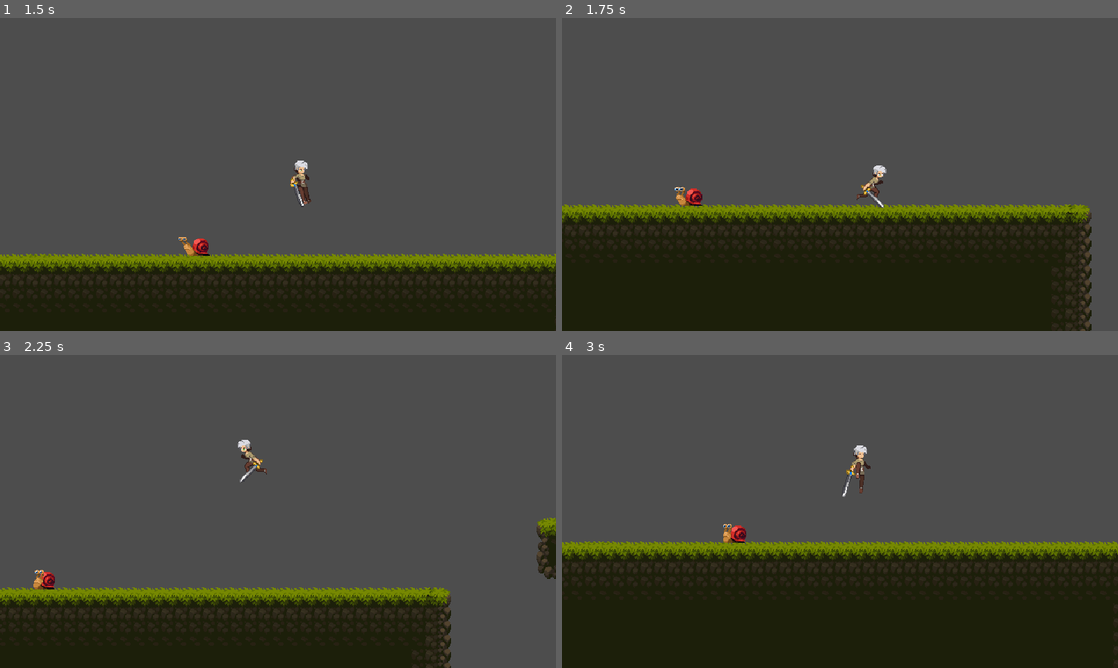
Above: before the commit, frames 1-4 (two rows, left to right).
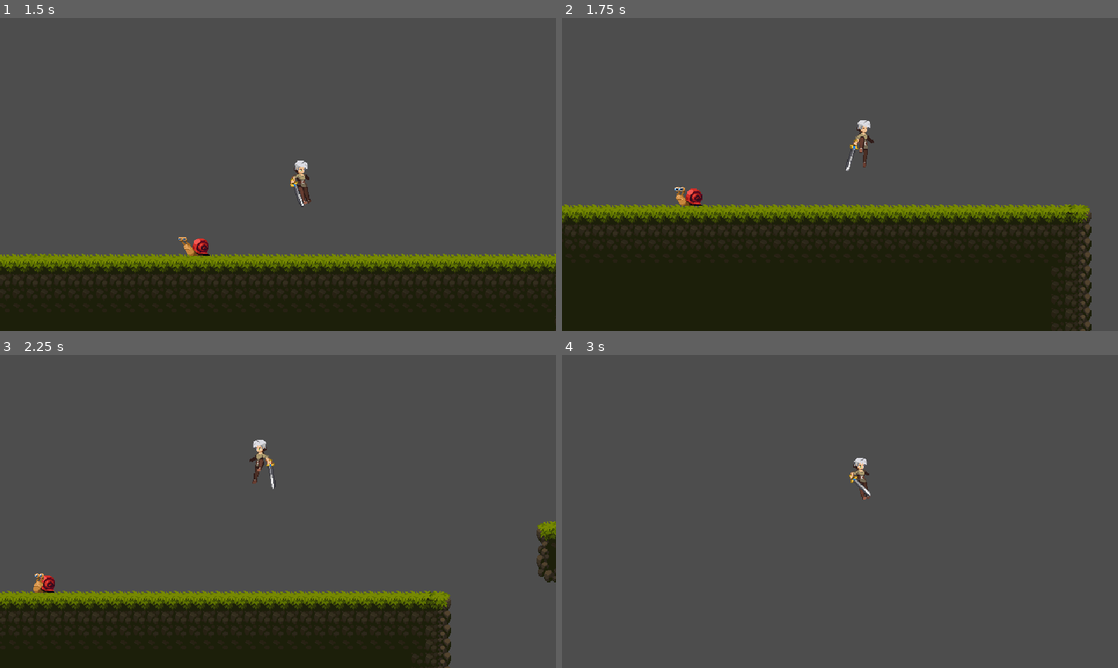
Above: after the commit, the same moments.

Repository: Dewin154/Project_Lynx
Game: Godot game, scene res://levels/level_1.tscn
Same seed, same stepped clock (60 frames per second), same inputs: the game is played once before the commit and once after it.
Inputs:
- Up to frame 1 (1.5 s): hold D (move_right) from 0.53 s (still down); tap W (jump) at 0.6, 0.77, 1.07 s; tap Keypad 1 (attack) at 1.35 s
- Up to frame 2 (1.75 s): keep holding D (move_right); tap W (jump) at 1.52, 1.55 s
- Up to frame 3 (2.25 s): tap W (jump) at 1.82 s; release D (move_right) at 2.03 s; hold A (move_left) from 2.03 s (still down); tap Keypad 9 (die) at 2.1 s
- Up to frame 4 (3 s): tap W (jump) at 2.3, 2.85 s; release A (move_left) at 2.78 s; hold D (move_right) from 2.78 s (still down)

Frame 1 is identical in both runs. In frame 2, 0.5% of the frame differs, in the area x 51-59%, y 32-61%; in frame 3, 4.2%; in frame 4, 41%, in the area x 0-100%, y 28-100%.

Commit message:
Jumping further improved
- Jump buffer implemented

Diff:
--- a/player/player.gd
+++ b/player/player.gd
@@ -9,6 +9,7 @@
 @onready var animated_sprite_2d: AnimatedSprite2D = $AnimatedSprite2D
 @onready var attack_timer: Timer = $AttackTimer
 @onready var coyote_timer: Timer = $CoyoteTimer
+@onready var jump_buffer_timer: Timer = $JumpBufferTimer
 
 enum State {Idle, Run, Jump, Fall, Attack, Dead}
 
@@ -22,6 +23,7 @@
 var is_dying = false
 var can_deal_damage = true
 var coyote_available = false
+var jump_buffer = false
 
 func _ready() -> void:
 	current_state = State.Idle
@@ -37,7 +39,6 @@
 	player_animations()
 	#print("State1: ", State.keys()[last_state])
 
-
 func _on_animated_sprite_2d_animation_finished() -> void:
 	if animated_sprite_2d.animation == "attack1" or animated_sprite_2d.animation == "attack2":
 		is_attacking = false
@@ -49,8 +50,15 @@
 func _on_coyote_timer_timeout() -> void:
 	coyote_available = false
 
+func _on_jump_buffer_timer_timeout() -> void:
+	jump_buffer = false
+
 func player_falling(delta):
 	velocity.y += GRAVITY * delta
+
+	if current_state == State.Fall and Input.is_action_just_pressed("jump"):
+		jump_buffer = true
+		jump_buffer_timer.start()
 
 func player_idle(delta):
 	if is_on_floor() and !is_attacking and !is_dying:
@@ -64,11 +72,13 @@
 		velocity.x = 0
 		return
 	direction = Input.get_axis("move_left", "move_right")
+
 	if direction:
 		is_dying = false
 		velocity.x = direction * SPEED
 	else:
 		velocity.x = move_toward(velocity.x, 0, SPEED)
+
 	if direction != 0:
 		animated_sprite_2d.flip_h = false if direction > 0 else true
 		if current_state != State.Jump:
@@ -90,14 +100,20 @@
 func player_jump(delta):
 	if Input.is_action_just_pressed("jump") and (is_on_floor() or coyote_available) and !is_attacking:
 		_jump()
+
 	if !is_on_floor() and current_state == State.Jump:
 		velocity.x += direction * JUMP_HORIZONTAL * delta
+
 	# Check if player ended jumping and is falling
 	if velocity.y >= 0 and !is_on_floor():
 		current_state = State.Fall
 		if last_state == State.Run:
 			coyote_available = true
 			coyote_timer.start()
+
+	if is_on_floor() and jump_buffer:
+		_jump()
+		jump_buffer = false
 
 func _jump():
 	current_state = State.Jump
--- a/player/player.tscn
+++ b/player/player.tscn
@@ -369,7 +369,11 @@
 wait_time = 0.15
 one_shot = true
 
+[node name="JumpBufferTimer" type="Timer" parent="."]
+wait_time = 0.2
+
 [connection signal="animation_finished" from="AnimatedSprite2D" to="." method="_on_animated_sprite_2d_animation_finished"]
 [connection signal="timeout" from="AttackTimer" to="." method="_on_attack_timer_timeout"]
 [connection signal="body_entered" from="SwordHitbox" to="SwordHitbox" method="_on_body_entered"]
 [connection signal="timeout" from="CoyoteTimer" to="." method="_on_coyote_timer_timeout"]
+[connection signal="timeout" from="JumpBufferTimer" to="." method="_on_jump_buffer_timer_timeout"]
